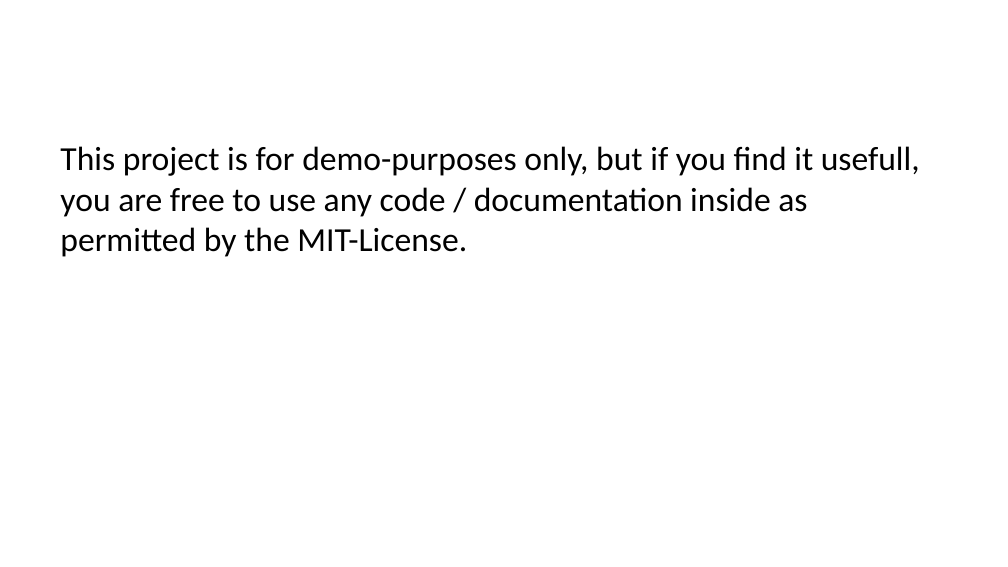
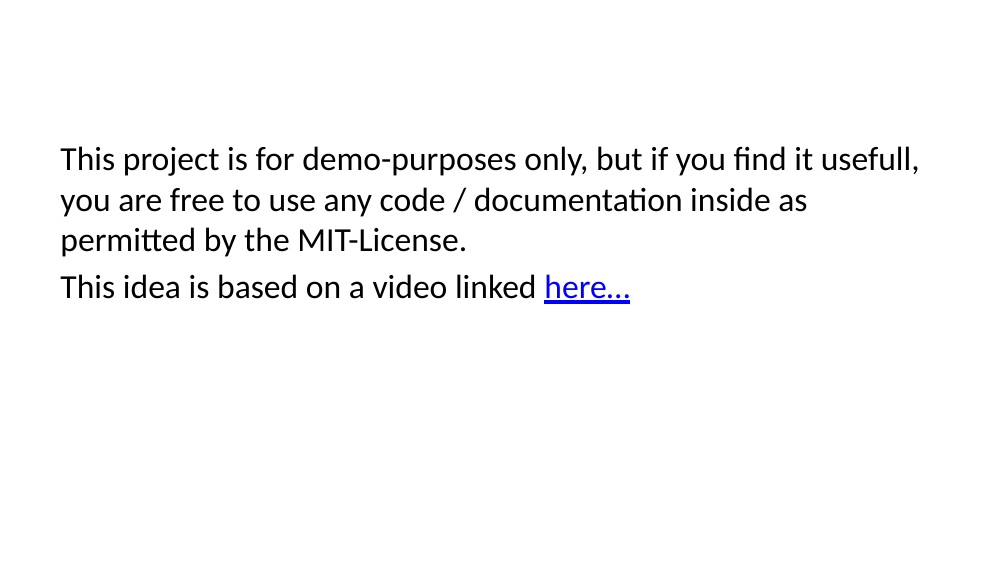
Before and after one commit to EvilWeasel/knowledge-hub, a slide deck: slide 2 of readme.pptx. Drawn at 1008x567 pixels with LibreOffice and Linux fonts; fonts in the diff are those of the drawing. Boxes give left, top, right and bottom in pixels: in the first picture for what was removed or moved away, otherwise in the second. Text is boxed around its words. In the diff, an @@ line names an element or a change of style, - is before the commit and + after.

```diff
--- a/readme.pptx
+++ b/readme.pptx
@@ text at [60,274,629,304]: paragraph added @@
+This idea is based on a video linked here…
```
Also in this commit, not shown: 1 other slide changed, 2 slides added, 2 other files.
